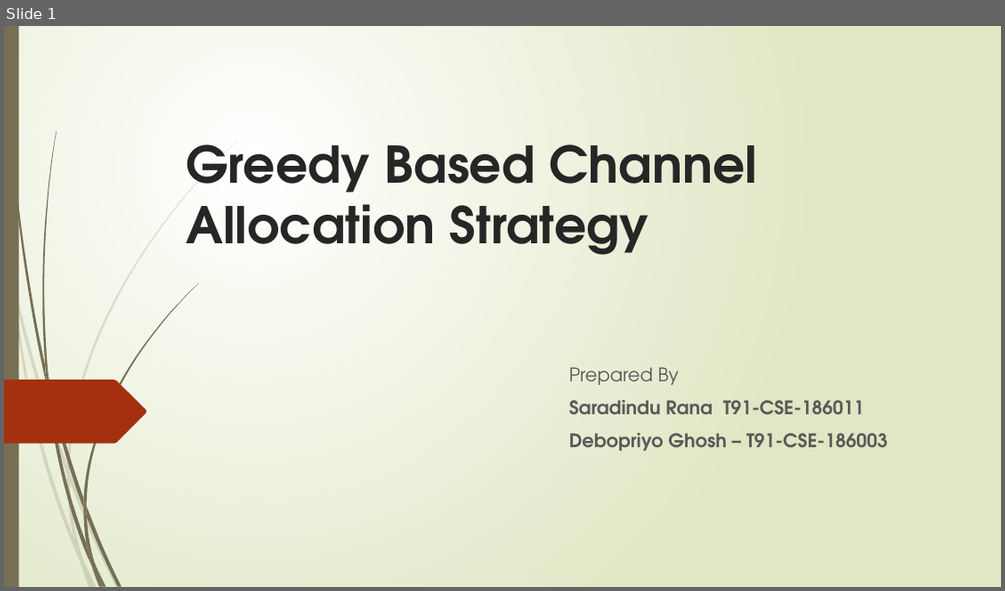
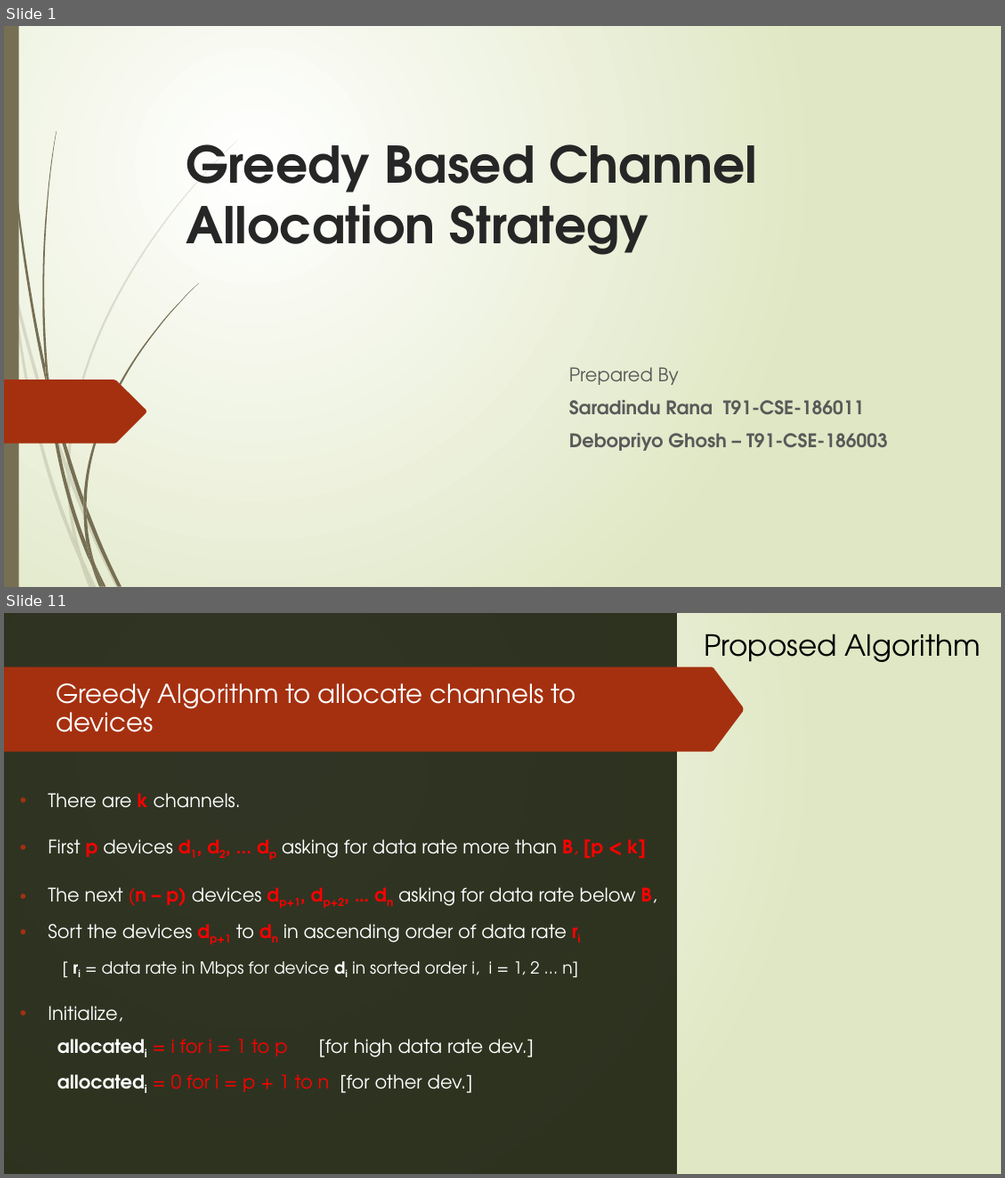
Before and after one commit to debopriyodjghosh/Channel-allocation-web-app, a slide deck: Docs/ppt.pptx. Shown one above the other, each under a label of ours: slide 1 before the commit, slides 1 and 11 after it; the slides between them are not shown. The pictures are 1005x591 and 1005x1178 pixels, drawn with LibreOffice and Linux fonts; fonts in the diff are those of the drawing. Boxes give left, top, right and bottom in pixels: in the first picture for what was removed or moved away, otherwise in the second. Text is boxed around its words. In the diff, an @@ line names an element or a change of style, - is before the commit and + after.

```diff
--- a/Docs/ppt.pptx
+++ b/Docs/ppt.pptx
@@ slide 11 added at bbox=[4, 613, 1001, 1174], background gradient #FFFFFF to #DFE8C4; not listed: 23 template elements that a slide beside it also shows @@
@@ rectangle added at bbox=[4, 613, 996, 1174], fill gradient #FFFFFF to #DFE8C4 @@
@@ rectangle added at bbox=[4, 613, 1001, 1174], fill gradient #FFFFFF to #DFE8C4 @@
@@ rectangle added at bbox=[4, 613, 677, 1174], fill #1A1F0D at 90% opacity @@
@@ text added at bbox=[704, 634, 980, 670], 28 pt, text #000000 @@
+Proposed Algorithm
@@ freeform shape added at bbox=[4, 672, 134, 713], fill #A53010 @@
@@ freeform shape added at bbox=[4, 666, 744, 751], fill #A53010 @@
@@ title added at bbox=[56, 683, 576, 732], 25 pt, text #FEFFFF @@
+Greedy Algorithm to allocate channels to devices
@@ text added at bbox=[48, 793, 657, 1093], 18 pt, text #FEFFFF @@
+• There are k channels.
+• First p devices d1, d2, ... dp asking for data rate more than B, [p < k]
+• The next (n – p) devices dp+1, dp+2, … dn asking for data rate below B,
+• Sort the devices dp+1 to dn in ascending order of data rate ri
+[ ri = data rate in Mbps for device di in sorted order i, i = 1, 2 ... n]
+• Initialize,
+allocatedi = i for i = 1 to p [for high data rate dev.]
+allocatedi = 0 for i = p + 1 to n [for other dev.]
```
Also in this commit, not shown: 7 slides changed, 6 other slides added, 2 other files.
